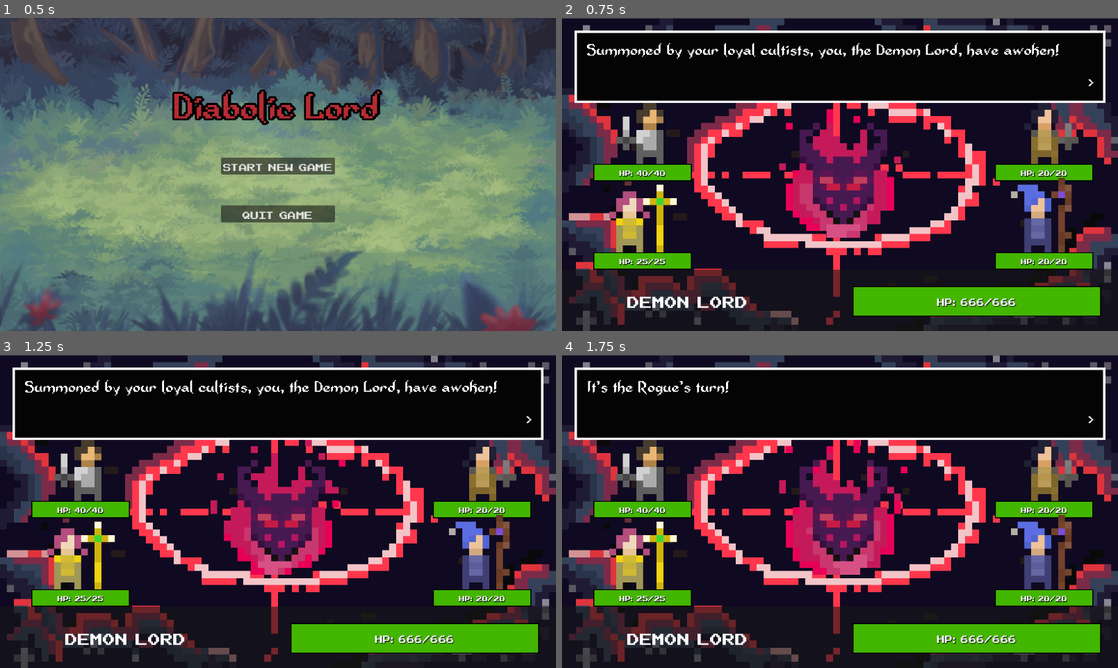
Above: before the commit, frames 1-4 (two rows, left to right).
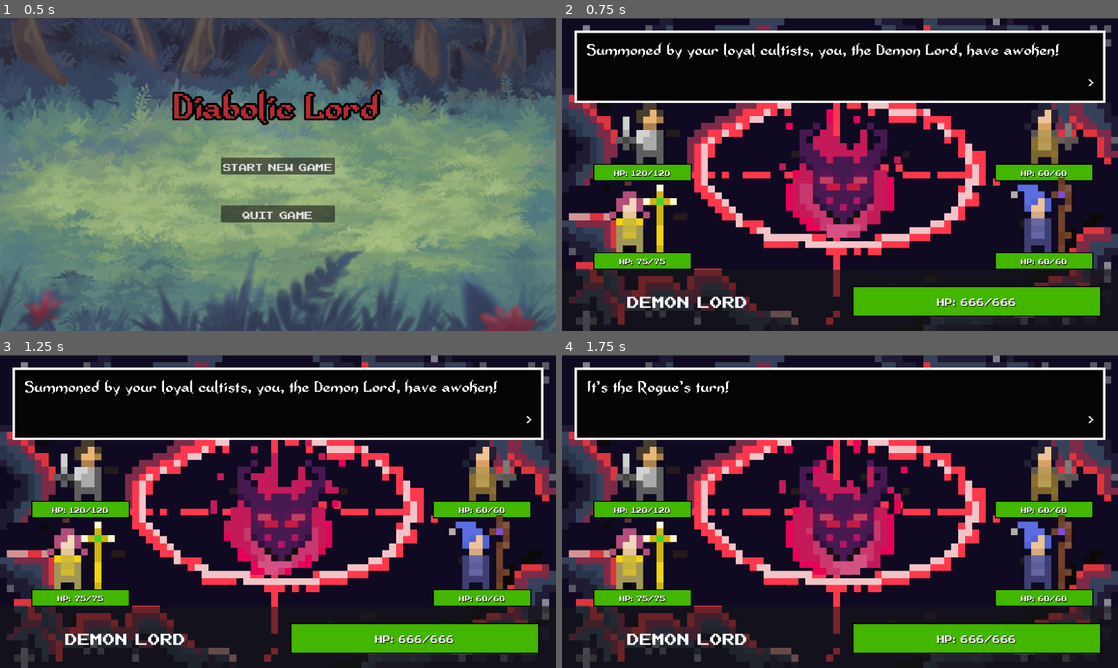
Above: after the commit, the same moments.

Repository: GeMini-220/Diabolic-Lord
Game: Godot game, scene res://MainScenes/start_menu.tscn
Two runs of this game, one before a commit and one after it. Both use one fixed random seed, a clock stepped at 60 frames per second and the inputs below.
Inputs (mouse positions are in pixels of both pictures, inside the frame that each line leads up to):
- Up to frame 1 (0.5 s): no input
- Up to frame 2 (0.75 s): click "Start New Game" at 0.5 s
- Up to frame 3 (1.25 s): no input
- Up to frame 4 (1.75 s): tap Enter (ui_accept) at 1.25, 1.52 s; move the mouse to (962, 495) at 1.27 s; click (962, 495) at 1.42 s

Frame 1 is identical in both runs. In frame 2, 0.3% of the frame differs, in the area x 9-90%, y 48-80%; in frame 3, 0.3%; in frame 4, 0.3%.

Commit message:
adjusted numbers
multiplied all enemy health by 3 and base player damage by 3; ratios remain the same so balance is kept, but numbers are visibly bigger to match current enemy dpr

Diff:
--- a/src/Cleric.tres
+++ b/src/Cleric.tres
@@ -170,10 +170,10 @@
 script = ExtResource("2_57ylr")
 name = "Cleric"
 animation = SubResource("SpriteFrames_8svcj")
-health = 25
-current_health = 25
+health = 75
+current_health = 75
 damage = 15
 speed = 32
-magic = 10
+magic = 30
 actions = ["attack", "help", "heal", "rally"]
 audio = ExtResource("2_1fa0y")
--- a/src/Fighter.tres
+++ b/src/Fighter.tres
@@ -128,10 +128,10 @@
 script = ExtResource("2_3u6ac")
 name = "Fighter"
 animation = SubResource("SpriteFrames_8svcj")
-health = 40
-current_health = 40
+health = 120
+current_health = 120
 damage = 25
 speed = 23
-magic = 6
+magic = 20
 actions = ["attack", "rally", "block", "stun"]
 audio = ExtResource("2_ciwue")
--- a/src/Mage.tres
+++ b/src/Mage.tres
@@ -240,10 +240,10 @@
 script = ExtResource("2_2enri")
 name = "Mage"
 animation = SubResource("SpriteFrames_8svcj")
-health = 20
-current_health = 20
+health = 60
+current_health = 60
 damage = 70
 speed = 40
-magic = 10
+magic = 30
 actions = ["attack", "stun"]
 audio = ExtResource("2_lsq8s")
--- a/src/Rogue.tres
+++ b/src/Rogue.tres
@@ -240,8 +240,8 @@
 script = ExtResource("2_b0n3w")
 name = "Rogue"
 animation = SubResource("SpriteFrames_n5kdi")
-health = 20
-current_health = 20
+health = 60
+current_health = 60
 damage = 15
 speed = 11
 magic = 0
--- a/src/State.gd
+++ b/src/State.gd
@@ -8,16 +8,8 @@
 # Called every frame. 'delta' is the elapsed time since the previous frame.
 func _process(delta):
 	pass
-var Characters ={
-	"player1":{"name":"player1", "damage":1, "speed":25, "HP":10, "Max_HP":10, "alive":true},
 
-	"player2":{"name":"player2","damage":2, "speed":40, "HP":20, "Max_HP":20, "alive":true},
-
-	"player3":{"name":"player3","damage":3, "speed":70, "HP":30, "Max_HP":30, "alive":true},
-
-	"Boss":{"name":"Boss","damage":30, "speed":80, "HP":100, "Max_HP":100, "alive":true}
-}
 var current_health = 666
 var max_health = 666
-var damage = 10
+var damage = 30
 var speed = 25
--- a/src/battle.gd
+++ b/src/battle.gd
@@ -157,7 +157,7 @@
 	if help_target == null:
 		await enemy_attack(enemy)
 	else:
-		help_target.DOT = max(0, help_target.DOT - 2)
+		help_target.DOT = max(0, help_target.DOT - 5)
 		display_text("The %s is saving %s from their infernal prison!" % [enemy.name, help_target.name])
 		await self.textbox_closed
 		await enemy.play_animation("attack")
@@ -188,7 +188,7 @@
 		display_text("Your minion took the attack for you!")
 		await self.textbox_closed
 	else:
-		if randi() % 20 <= enemy.magic:
+		if randi() % 60 <= enemy.magic:
 			stunned = true
 			$AnimationPlayer.play("shake")
 			display_text("You're stunned!")
--- a/src/battle.tscn
+++ b/src/battle.tscn
@@ -714,9 +714,9 @@
 grow_vertical = 2
 theme_override_styles/background = SubResource("StyleBoxFlat_fnmc7")
 theme_override_styles/fill = SubResource("StyleBoxFlat_gqvec")
-max_value = 750.0
+max_value = 1000.0
 step = 1.0
-value = 750.0
+value = 1000.0
 show_percentage = false
 
 [node name="Label" type="Label" parent="PlayerPanel/ProgressBar"]
--- a/src/enemy.tscn
+++ b/src/enemy.tscn
@@ -890,8 +890,9 @@
 grow_vertical = 0
 theme_override_styles/background = SubResource("StyleBoxFlat_xpp5a")
 theme_override_styles/fill = SubResource("StyleBoxFlat_126jp")
+max_value = 1000.0
 step = 1.0
-value = 50.0
+value = 500.0
 show_percentage = false
 
 [node name="Label" type="Label" parent="ProgressBar"]
